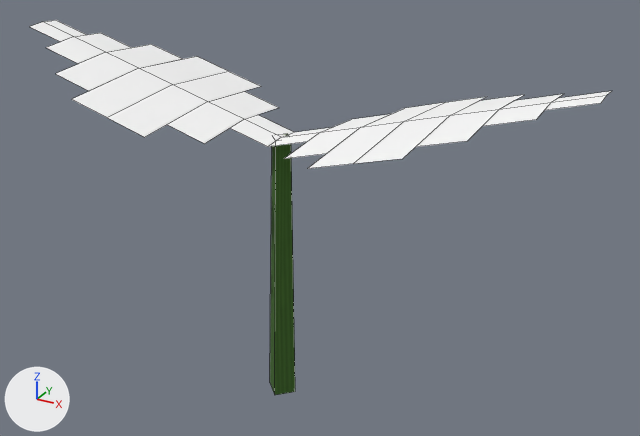
The OBJ model src/main/resources/assets/stonedew/models/block/plants/plant_0_0_0_lod.obj: old version first, new version second.
Camera for both pictures: a 50 mm camera at (0.665, -0.768, 0.216) aimed at (0.515, -0.494, 0.079). Lighting does not change. The marker at lower left points along +X, +Y and +Z. The older version comes first. Mesh edges are drawn as thin lines. Where no turn or scale is listed for an object, it has been applied to the vertices.

Script lines for the objects in view, before the commit:
```python
mat_leaf = principled_material('leaf')
mat_leaf.texture = img_leaf_surface
mat_leaf.roughness = 1.0
mat_leaf_shade = principled_material('leaf_shade')
mat_leaf_shade.texture = img_leaf_surface
mat_leaf_shade.roughness = 1.0
me_model = bpy.data.meshes.new('model')
me_model.from_pydata(...)  # 73 vertices, 32 faces; spans x 0.392..0.617, y -0.542..-0.467, z 0.0..0.144
# faces by material slot: [4, 14, 14]
me_model.materials.append(mat_stem)  # picture img_plant_stem
me_model.materials.append(mat_leaf)  # picture img_leaf_surface
me_model.materials.append(mat_leaf_shade)  # picture img_leaf_surface
# before: 0 (0.506, -0.5, 0.0) at pixel (295, 391), 4 (0.494, -0.5, 0.0) at pixel (269, 382), 6 (0.5, -0.506, 0.0) at pixel (274, 395)
ob_model = bpy.data.objects.new('model', me_model)
ob_model.location = (0.0, 0.0, 0.0)
```
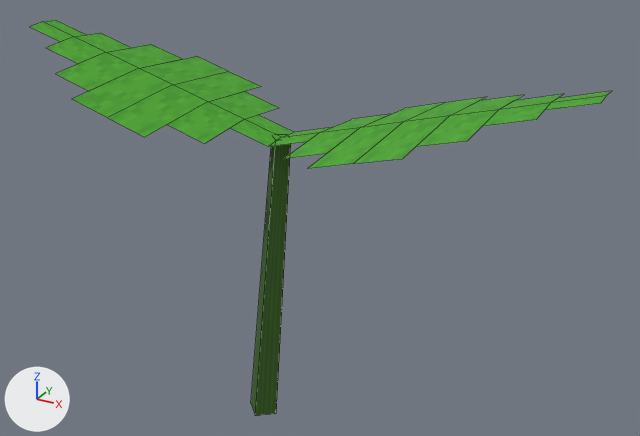
The newer file is also turned or shifted as a whole; pictures and numbers use the older file's frame.

Where the change shows, as pixel boxes (x1, y1, x2, y2) in the pictures (640 x 436 px; the box of a moved part takes in the faces that stretch with it):
'model', surface changed, reshaped (white to green): before (29, 20, 611, 395); after (29, 20, 611, 416)
part 1 of me_model, moved or reshaped: before (270, 134, 295, 395); after (251, 140, 291, 416)

The edits, one by one:
Picture 'plant_leaf' (img_plant_leaf) is new.
Material 'leaf' (mat_leaf) changes its picture from img_leaf_surface to img_plant_leaf.
Material 'leaf_shade' (mat_leaf_shade) changes its picture from img_leaf_surface to img_plant_leaf.
me_model is used by ob_model.
me_model had 73 vertices, 32 faces and spanned x 0.392..0.617, y -0.542..-0.467, z 0.0..0.144.
me_model now has 73 vertices, 32 faces and spans x 0.392..0.617, y -0.542..-0.467, z -0.007..0.144.
Part 1, on me_model:
Vertices 0, 4, 6 of me_model move by (-0.004, -0.009, -0.006).
Vertex 1 of me_model moves from (0.5, -0.494, 0.0) to (0.496, -0.503, -0.007).
